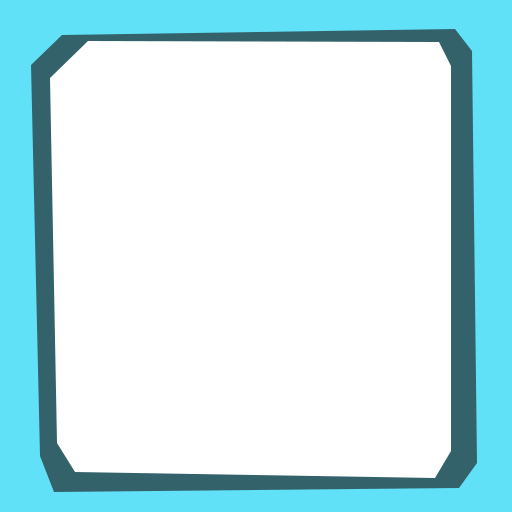
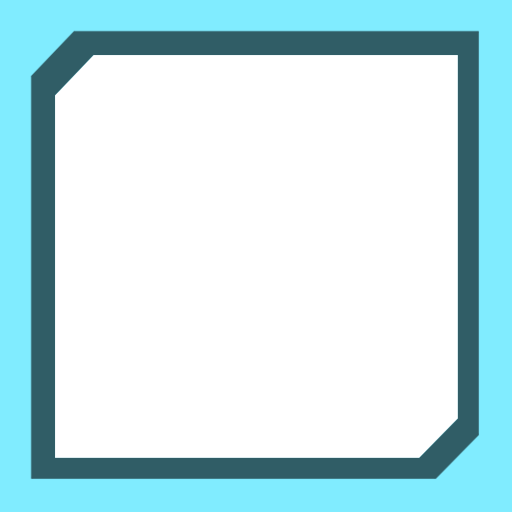
Comparing the layer stacks of the two 512×512 images. Changes:
removed layer "Layer 0" over (0, 0, 512, 512)
removed layer "Layer 1" over (0, 0, 512, 512)
added layer "Layer 2" above "Layer 3" over (0, 0, 512, 512)
added layer "Layer 3" over (24, 24, 488, 488)
